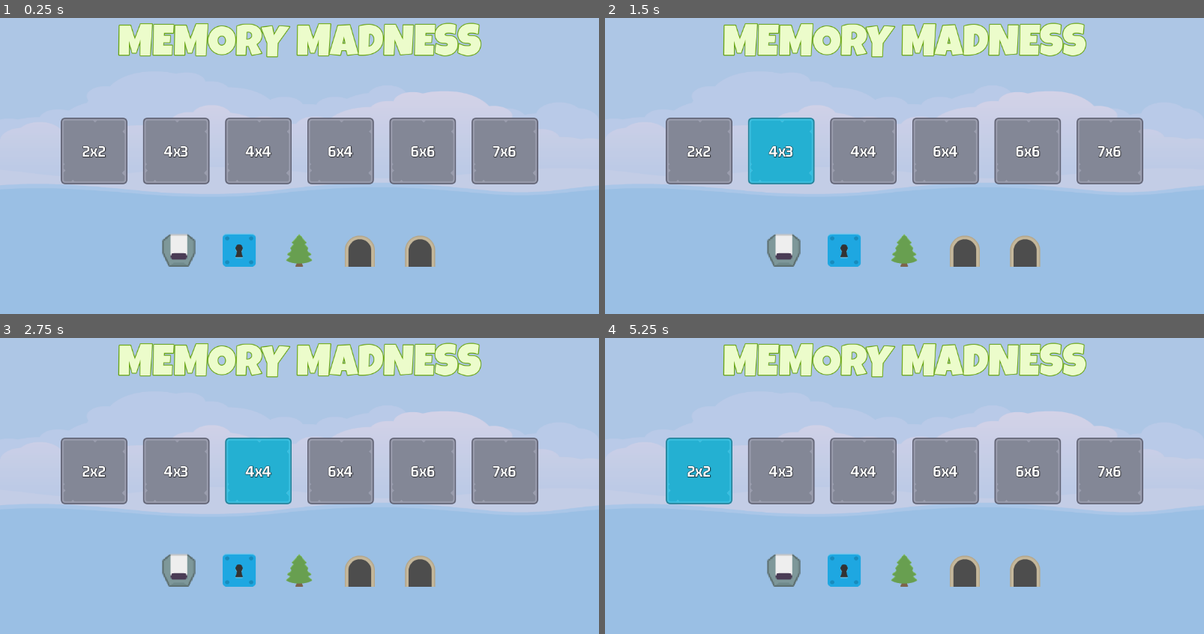
Above: before the commit, frames 1-4 (two rows, left to right).
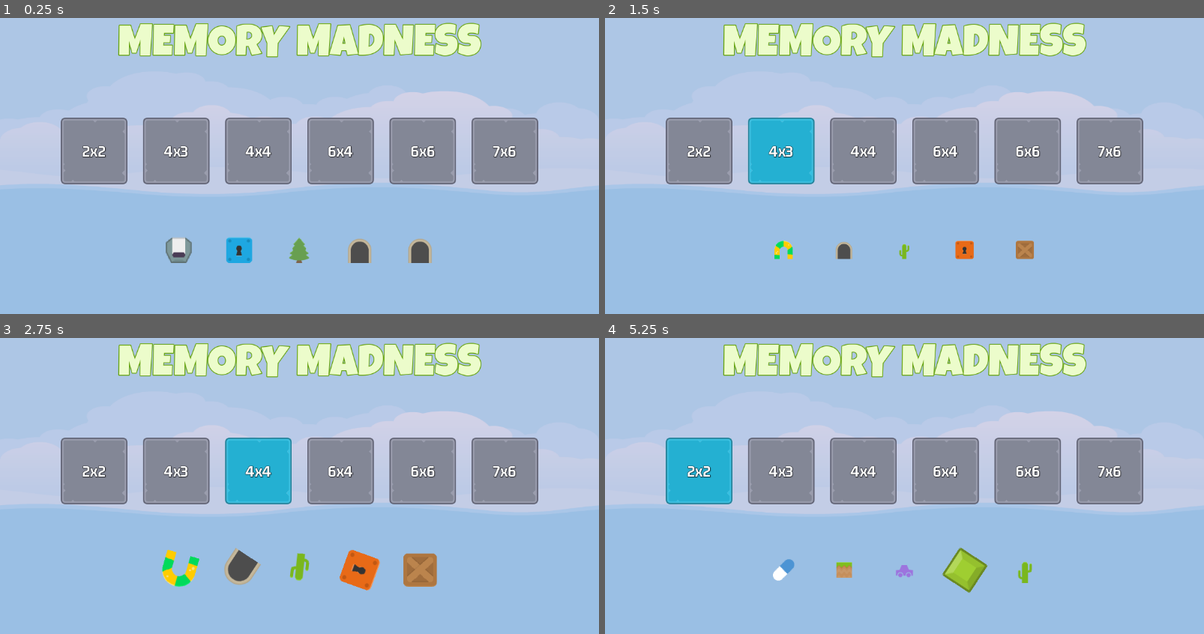
Above: after the commit, the same moments.

Repository: Brady0608/memory_madness
Game: Godot game, scene res://scenes/master/master.tscn
Two runs of this game, one before a commit and one after it. Both use one fixed random seed, a clock stepped at 60 frames per second and the inputs below.
Inputs:
- Up to frame 1 (0.25 s): no input
- Up to frame 2 (1.5 s): click "2x2" at 0.5 s; click "4x3" at 1.25 s
- Up to frame 3 (2.75 s): click "4x4" at 2 s
- Up to frame 4 (5.25 s): click "6x4" at 2.75 s; click "6x6" at 3.5 s; click "7x6" at 4.25 s; click "2x2" at 5 s

The runs differ from the first frame. In frame 1, 1.4% of the frame differs, in the area x 27-73%, y 72-85%; in frame 2, 2.4%; in frame 3, 2.8%, in the area x 27-73%, y 70-86%; in frame 4, 2.6%.

Commit message:
Add: front_sprite animation

Diff:
--- a/scenes/front_sprite/front_sprite.gd
+++ b/scenes/front_sprite/front_sprite.gd
@@ -1,9 +1,16 @@
 extends TextureRect
+
+const SCALE_SMALL: Vector2 = Vector2(0.1, 0.1)
+const SCALE_NORMAL: Vector2 = Vector2(1.0, 1.0)
+const SPIN_TIME_RANGE: Vector2 = Vector2(1.0, 2.0)
+const ROTATION_RANGE: Vector2 = Vector2(-360.0, -360.0)
+const SCALE_TIME: float = 1.0
 
 
 # Called when the node enters the scene tree for the first time.
 func _ready() -> void:
 	set_random_image()
+	run()
 
 
 # Called every frame. 'delta' is the elapsed time since the previous frame.
@@ -12,3 +19,21 @@
 
 func set_random_image() -> void:
 	texture = ImageManager.get_random_item_image().get_item_texture()
+
+func get_random_spin_time() -> float:
+	return randf_range(SPIN_TIME_RANGE.x, SPIN_TIME_RANGE.y)
+
+func get_random_rotation() -> float:
+	return deg_to_rad(randf_range(ROTATION_RANGE.x, ROTATION_RANGE.y))
+
+func run() ->void:
+	# create a treen
+	var tween: Tween = get_tree().create_tween()
+	tween.set_loops()
+	# image scale to small
+	tween.tween_property(self, "scale", SCALE_SMALL, SCALE_TIME)
+	tween.tween_callback(set_random_image)
+	# image scale to normal
+	tween.tween_property(self, "scale", SCALE_NORMAL, SCALE_TIME)
+	# image spin
+	tween.tween_property(self, "rotation", get_random_rotation(), get_random_spin_time()).as_relative()
